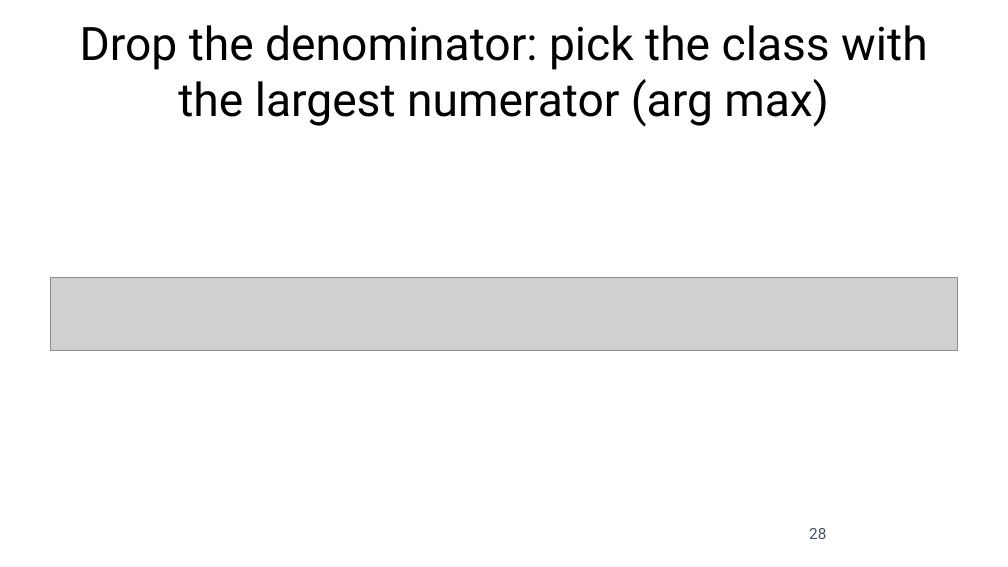
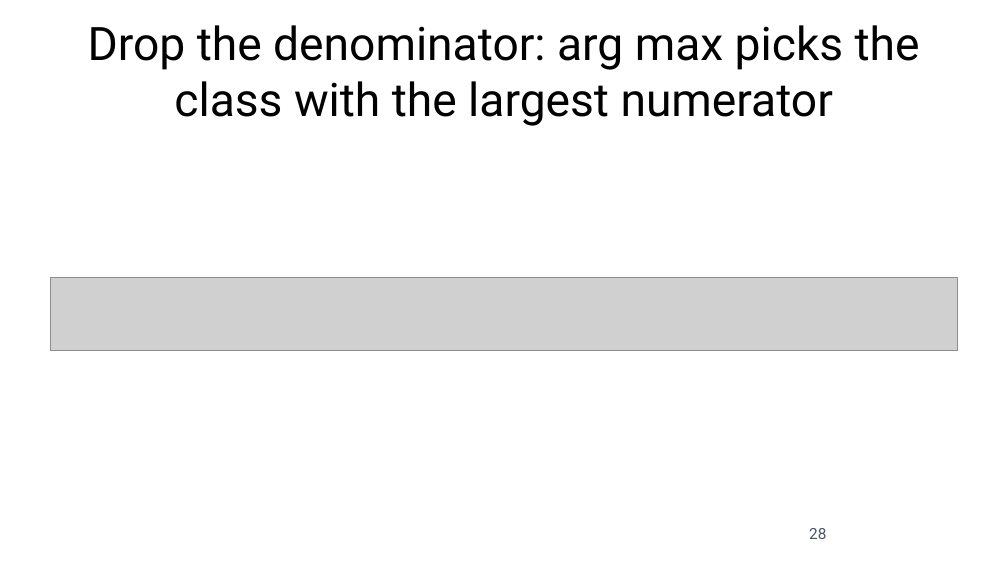
Before and after one commit to fabioantonini/technologies-for-artificial-intelligence, a slide deck: slide 28 of Lessons/06_knn_naive_bayes_svm/Slides/knn_naive_bayes_svm_slides.pptx. Drawn at 1008x567 pixels with LibreOffice and Linux fonts; fonts in the diff are those of the drawing; grey boxes stand for pictures; background and template pictures are left out. Boxes give left, top, right and bottom in pixels: in the first picture for what was removed or moved away, otherwise in the second. Text is boxed around its words. In the diff, an @@ line names an element or a change of style, - is before the commit and + after.

```diff
--- a/Lessons/06_knn_naive_bayes_svm/Slides/knn_naive_bayes_svm_slides.pptx
+++ b/Lessons/06_knn_naive_bayes_svm/Slides/knn_naive_bayes_svm_slides.pptx
@@ title at [88, 25, 920, 126]: text changed @@
-Drop the denominator: pick the class with the largest numerator (arg max)
+Drop the denominator: arg max picks the class with the largest numerator
```
Also in this commit, not shown: 6 other slides changed, 14 other files.
